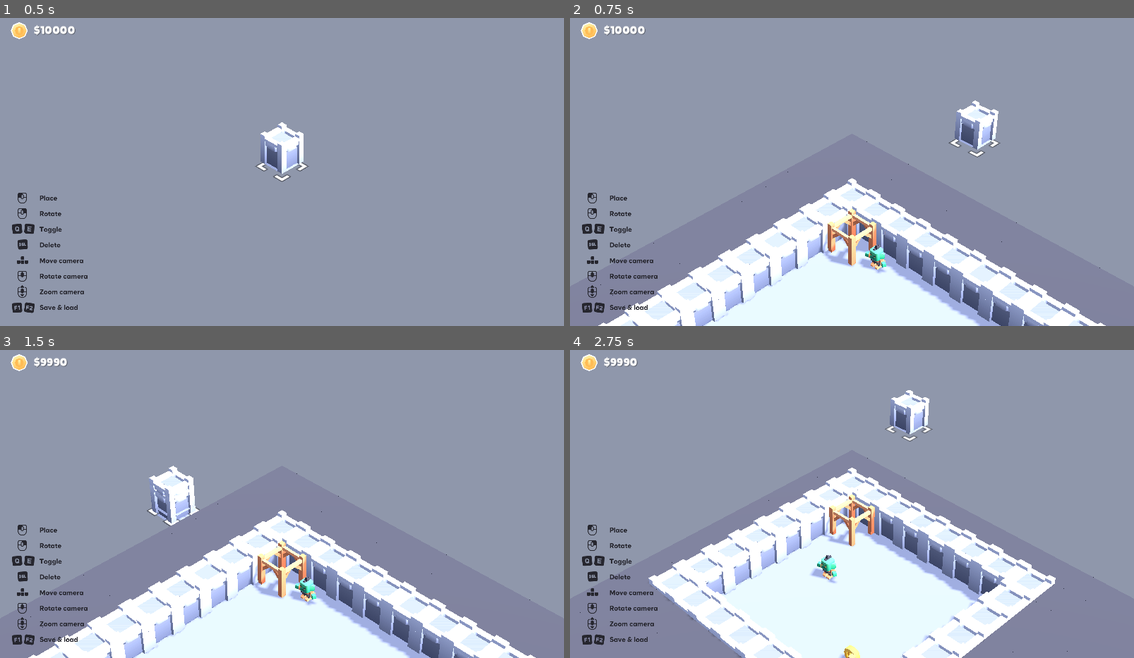
Above: before the commit, frames 1-4 (two rows, left to right).
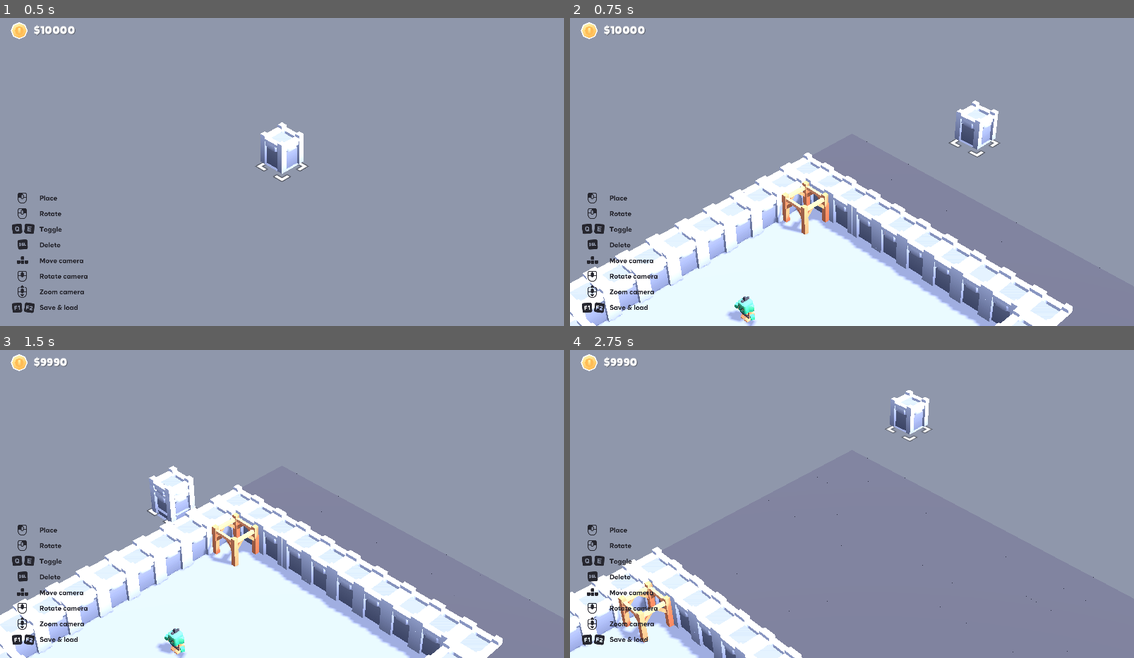
Above: after the commit, the same moments.

Repository: ufjf-gamelab/pcglab3d
Game: Godot game, scene res://scenes/main.tscn
Same seed, same stepped clock (60 frames per second), same inputs: the game is played once before the commit and once after it.
Inputs (mouse positions are in pixels of both pictures, inside the frame that each line leads up to):
- Up to frame 1 (0.5 s): no input
- Up to frame 2 (0.75 s): tap Enter at 0.5 s; move the mouse to (976, 150) at 0.52 s; hold G (generate_dungeon) from 0.53 s (still down)
- Up to frame 3 (1.5 s): tap Space at 1.25 s; move the mouse to (169, 516) at 1.27 s; release G (generate_dungeon) at 1.28 s; click (169, 516) at 1.35 s
- Up to frame 4 (2.75 s): tap G (generate_dungeon) at 1.55 s; tap Enter at 2 s; move the mouse to (908, 430) at 2.02 s; hold G (generate_dungeon) from 2.03 s (still down); tap S (camera_back) at 2.1 s

Frame 1 is identical in both runs. In frame 2, 12% of the frame differs, in the area x 0-95%, y 43-100%; in frame 3, 12%; in frame 4, 29%, in the area x 0-87%, y 38-100%.

Commit message:
refactor: adiciona constantes no inicio de dungeon_generator.gd

Diff:
--- a/scripts/dungeon_generator.gd
+++ b/scripts/dungeon_generator.gd
@@ -11,9 +11,33 @@
 
 const BORDER_MARGIN = 1 # Borda mínima do tile de chão
 const ATTEMPTS = 1000 # Número de tentativas de geração de salas
+const MAP_SIZE = 50 # Tamanho do mapa
+const ROOM_COUNT = 8 # Número de salas
+
+# Sala retangular
+const RECT_MIN_WIDTH = 6
+const RECT_MAX_WIDTH = 12
+const RECT_MIN_HEIGHT = 6
+const RECT_MAX_HEIGHT = 12
+
+# Sala em cruz
+const CROSS_MIN_LENGTH = 10
+const CROSS_MAX_LENGTH = 14
+const CROSS_MIN_THICKNESS = 4
+const CROSS_MAX_THICKNESS = 6
+
+# Sala em T
+const T_TOP_RECT_MIN_WIDTH = 10
+const T_TOP_RECT_MAX_WIDTH = 14
+const T_TOP_RECT_MIN_HEIGHT = 4
+const T_TOP_RECT_MAX_HEIGHT = 6
+const T_CENTRAL_RECT_MIN_WIDTH = 4
+const T_CENTRAL_RECT_MAX_WIDTH = 6
+const T_CENTRAL_RECT_MIN_HEIGHT = 6
+const T_CENTRAL_RECT_MAX_HEIGHT = 10
 
 # Gera N salas da dungeon
-func generate_dungeon(target_grid_map: GridMap, map_size: int = 40, room_count: int = 8):
+func generate_dungeon(target_grid_map: GridMap, map_size: int = MAP_SIZE, room_count: int = ROOM_COUNT):
 	print("Gerando Dungeon...")
 
 	# Limpa todo o GridMap
@@ -44,7 +68,6 @@
 			# Cria a sala
 			create_shape(target_grid_map, candidate_shape)
 
-
 			# Verifica se esta é a primeira sala criada
 			var is_player_room = true if rooms_created == 0 else false
 
@@ -60,15 +83,15 @@
 	if rooms_created < room_count:
 		print("Aviso: ", rooms_created, " salas foram criadas em ", ATTEMPTS, " tentativas.")
 	else:
-		print("Todas as ", room_count, " foram criadas.")
+		print("Todas as ", room_count, " salas foram criadas.")
 
 	# Cria paredes 'internas'
 	add_room_walls(target_grid_map, map_size)
 
 # Cria sala retangular
 func create_rect_room(map_size: int) -> Array[Rect2i]:
-	var w = randi_range(6, 12)
-	var h = randi_range(6, 12)
+	var w = randi_range(RECT_MIN_WIDTH, RECT_MAX_WIDTH)
+	var h = randi_range(RECT_MIN_HEIGHT, RECT_MAX_HEIGHT)
 	var x = randi_range(BORDER_MARGIN, map_size - w - BORDER_MARGIN)
 	var y = randi_range(BORDER_MARGIN, map_size - h - BORDER_MARGIN)
 
@@ -77,41 +100,41 @@
 # Cria sala em cruz
 func create_cross_room(map_size: int) -> Array[Rect2i]:
 	# Define largura e comprimento
-	var long_side = randi_range(10, 14)
-	var thickness = randi_range(4, 6)
+	var length = randi_range(CROSS_MIN_LENGTH, CROSS_MAX_LENGTH)
+	var thickness = randi_range(CROSS_MIN_THICKNESS, CROSS_MAX_THICKNESS)
 
 	# Ponto central
-	var cx = randi_range(6, map_size - 6)
-	var cy = randi_range(6, map_size - 6)
+	var cx = randi_range(int(CROSS_MAX_LENGTH/2.0), map_size - int(CROSS_MAX_LENGTH/2.0))
+	var cy = randi_range(int(CROSS_MAX_LENGTH/2.0), map_size - int(CROSS_MAX_LENGTH/2.0))
 
 	# Retângulo horizontal
-	var rect_h = Rect2i(cx - int(long_side/2.0), cy - int(thickness/2.0), long_side, thickness)
+	var rect_h = Rect2i(cx - int(length/2.0), cy - int(thickness/2.0), length, thickness)
 
 	# Retângulo vertical
-	var rect_v = Rect2i(cx - int(thickness/2.0), cy - int(long_side/2.0), thickness, long_side)
+	var rect_v = Rect2i(cx - int(thickness/2.0), cy - int(length/2.0), thickness, length)
 
 	return [rect_h, rect_v]
 
 # Cria sala em T
 func create_t_room(map_size: int) -> Array[Rect2i]:
-	var top_w = randi_range(10, 14) # Largura do retangulo superior
-	var top_h = randi_range(4, 6)   # Altura do retangulo superior
-	var stem_w = randi_range(4, 6)  # Largura do retangulo central
-	var stem_h = randi_range(6, 10) # Altura do retangulo central
+	var top_w = randi_range(T_TOP_RECT_MIN_WIDTH, T_TOP_RECT_MAX_WIDTH) # Largura do retangulo superior
+	var top_h = randi_range(T_TOP_RECT_MIN_HEIGHT, T_TOP_RECT_MAX_HEIGHT)   # Altura do retangulo superior
+	var central_w = randi_range(T_CENTRAL_RECT_MIN_WIDTH, T_CENTRAL_RECT_MAX_WIDTH)  # Largura do retangulo central
+	var central_h = randi_range(T_CENTRAL_RECT_MIN_HEIGHT, T_CENTRAL_RECT_MAX_HEIGHT) # Altura do retangulo central
 
 	# Ponto superior esquerdo do retangulo superior
-	var tx = randi_range(4, map_size - top_w - 4)
-	var ty = randi_range(4, map_size - (top_h + stem_h) - 4)
+	var tx = randi_range(BORDER_MARGIN, map_size - top_w - BORDER_MARGIN)
+	var ty = randi_range(BORDER_MARGIN, map_size - (top_h + central_h) - BORDER_MARGIN)
 
 	var rect_top = Rect2i(tx, ty, top_w, top_h)
 
 	# Ponto do meio do retangulo superior
-	var stem_x = tx + int(top_w / 2.0) - int(stem_w / 2.0)
-	var stem_y = ty + int(top_h / 2.0)
-
-	var rect_stem = Rect2i(stem_x, stem_y, stem_w, stem_h)
-
-	return [rect_top, rect_stem]
+	var central_x = tx + int(top_w / 2.0) - int(central_w / 2.0)
+	var central_y = ty + int(top_h / 2.0)
+
+	var rect_central = Rect2i(central_x, central_y, central_w, central_h)
+
+	return [rect_top, rect_central]
 
 # Verifica se o formato/posição é válido
 func is_shape_valid(new_shape: Array[Rect2i], existing_shapes: Array[Rect2i], map_size: int) -> bool:
